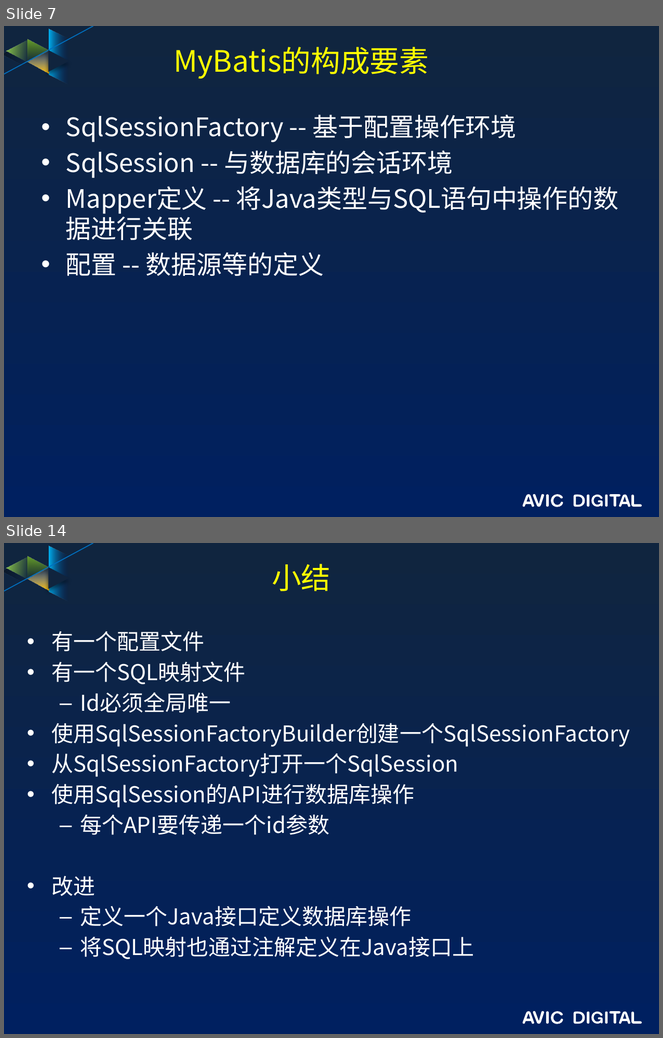
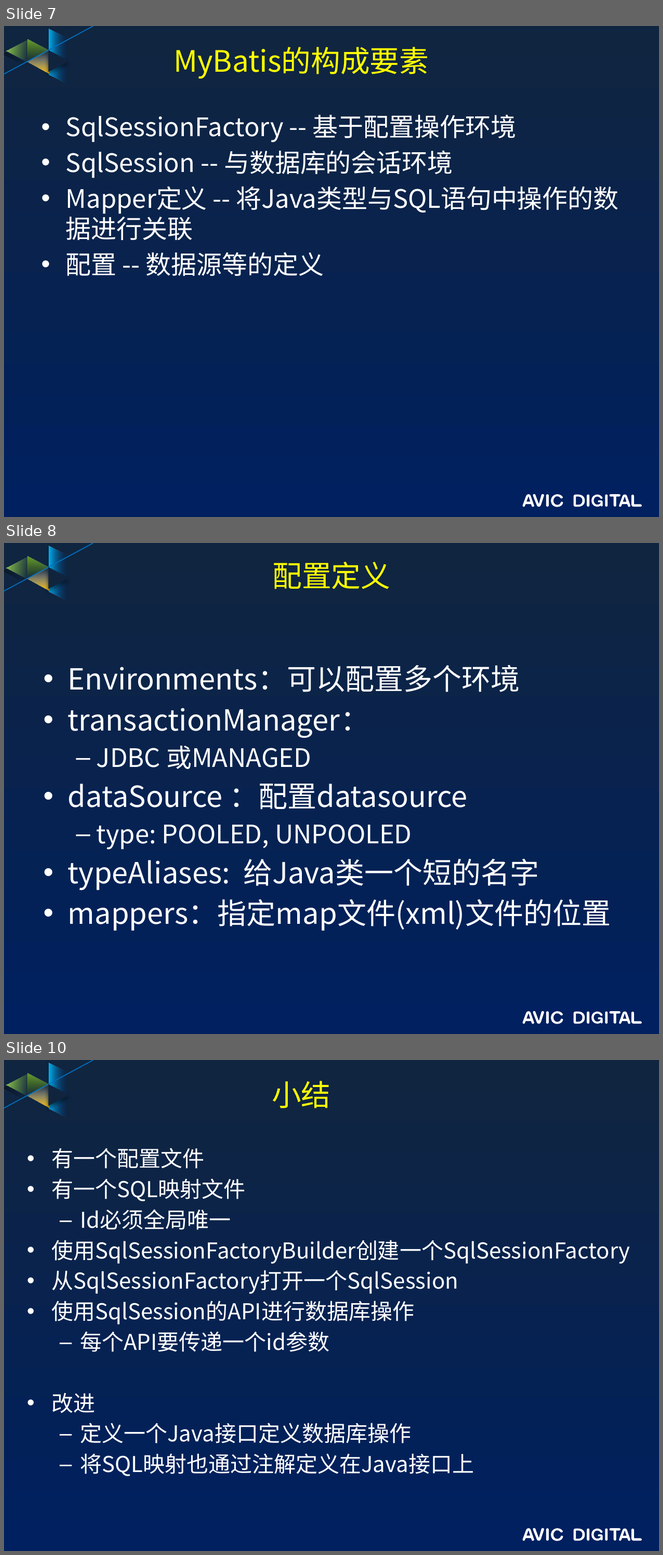
Before and after one commit to guofengzh/java-way, a slide deck: mybatis/docs/mybatis.pptx. Shown one above the other, each under a label of ours: slides 7 and 14 before the commit, slides 7, 8 and 10 after it; the slides between them are not shown. The pictures are 663x1038 and 663x1555 pixels, drawn with LibreOffice and Linux fonts; fonts in the diff are those of the drawing; background and template pictures are left out. Boxes give left, top, right and bottom in pixels: in the first picture for what was removed or moved away, otherwise in the second. Text is boxed around its words. In the diff, an @@ line names an element or a change of style, - is before the commit and + after.

```diff
--- a/mybatis/docs/mybatis.pptx
+++ b/mybatis/docs/mybatis.pptx
@@ slide 8 added at bbox=[4, 543, 659, 1034], background gradient #10253F to #002060; not listed: 17 template elements that a slide beside it also shows @@
@@ title added at bbox=[273, 562, 391, 589], 32.4 pt, text #FFFF00 @@
+配置定义
@@ text added at bbox=[68, 665, 611, 931], 32 pt, text #FFFFFF @@
+• Environments：可以配置多个环境
+• transactionManager：
+  – JDBC 或MANAGED
+• dataSource ：配置datasource
+  – type: POOLED, UNPOOLED
+• typeAliases: 给Java类一个短的名字
+• mappers：指定map文件(xml)文件的位置
@@ what was slide 14 is now slide 10 @@
```
Also in this commit, not shown: 4 slides changed, 16 slides removed, 4 other files.
